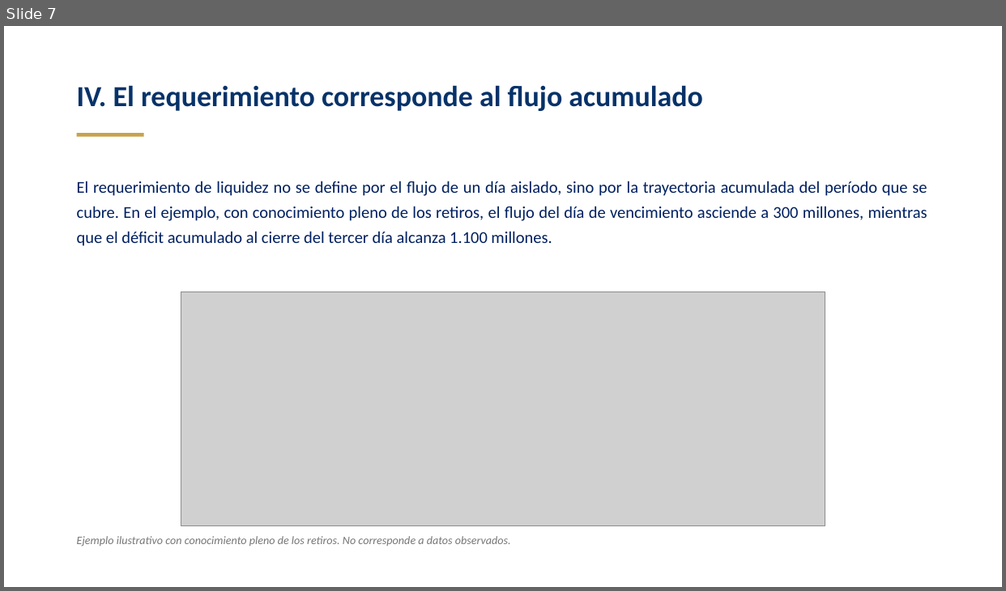
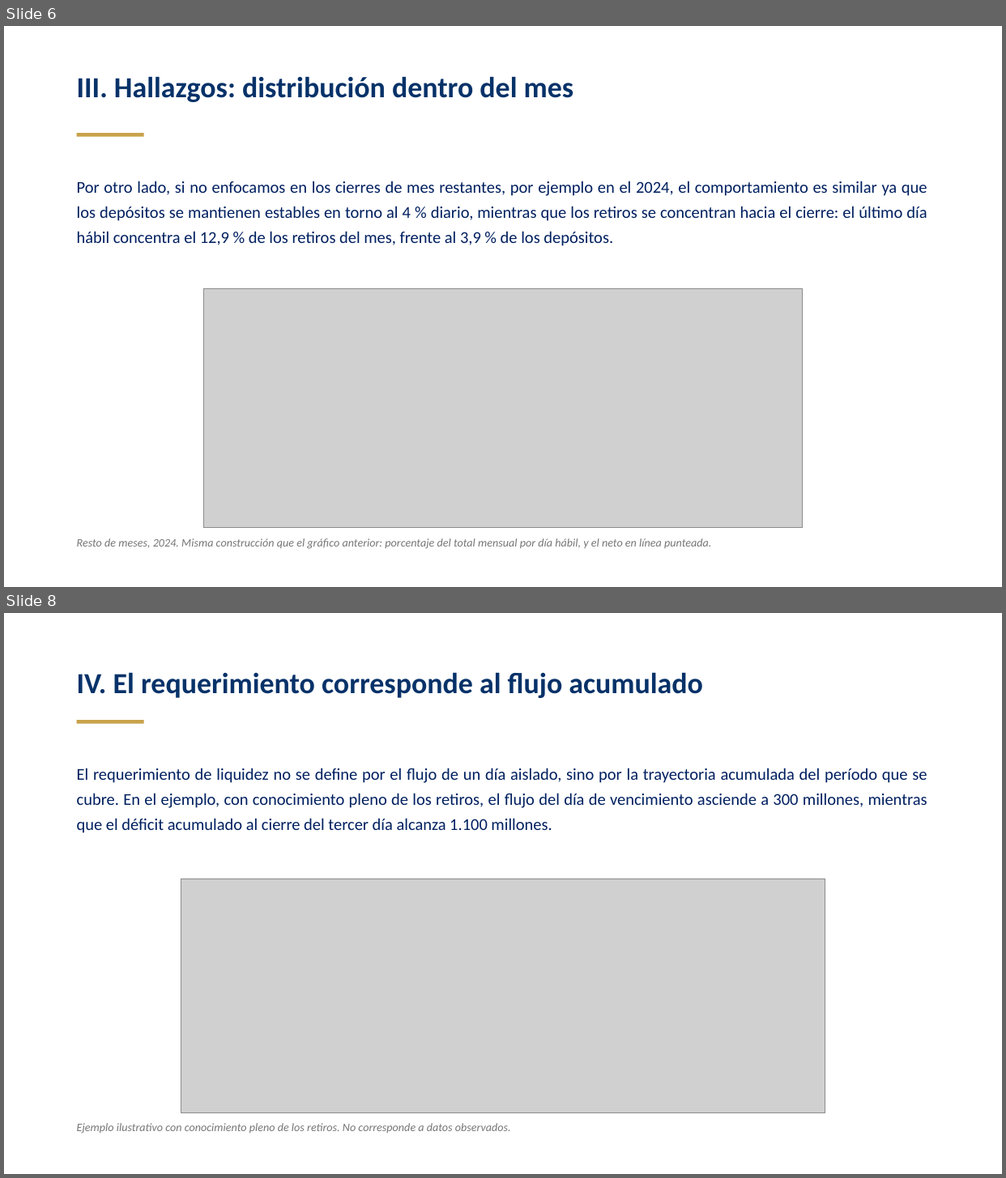
Before and after one commit to Diego2141/Sistema-Inteligente, a slide deck: Requerimientos_de_Liquidez.pptx. Shown one above the other, each under a label of ours: slide 7 before the commit, slides 6 and 8 after it; the slides between them are not shown. The pictures are 1006x591 and 1006x1178 pixels, drawn with LibreOffice and Linux fonts; fonts in the diff are those of the drawing; grey boxes stand for pictures. Boxes give left, top, right and bottom in pixels: in the first picture for what was removed or moved away, otherwise in the second. Text is boxed around its words. In the diff, an @@ line names an element or a change of style, - is before the commit and + after.

```diff
--- a/Requerimientos_de_Liquidez.pptx
+++ b/Requerimientos_de_Liquidez.pptx
@@ slide 6 added at bbox=[4, 26, 1002, 587], background #FFFFFF @@
@@ text added at bbox=[77, 76, 574, 102], 28 pt, text #073269, bold @@
+III. Hallazgos: distribución dentro del mes
@@ rectangle added at bbox=[77, 133, 144, 137], fill #C8A24B @@
@@ text added at bbox=[77, 181, 927, 246], 16 pt, text #002060 @@
+Por otro lado, si no enfocamos en los cierres de mes restantes, por ejemplo en el 2024, el comportamiento es similar ya que los depósitos se mantienen estables en torno al 4 % diario, mientras que los retiros se concentran hacia el cierre: el último día hábil concentra el 12,9 % de los retiros del mes, frente al 3,9 % de los depósitos.
@@ picture added at bbox=[204, 288, 803, 528] @@
@@ text added at bbox=[77, 539, 711, 549], 11 pt, text #767676, italic @@
+Resto de meses, 2024. Misma construcción que el gráfico anterior: porcentaje del total mensual por día hábil, y el neto en línea punteada.
@@ what was slide 7 is now slide 8 @@
```
Also in this commit, not shown: 4 slides changed.
